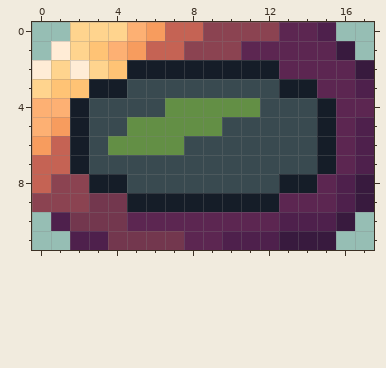
Edited in one commit: pixel-art sprite (images/progress_map2.png). That is the earlier state.
The file is 18x12 pixels.
And afterwards:
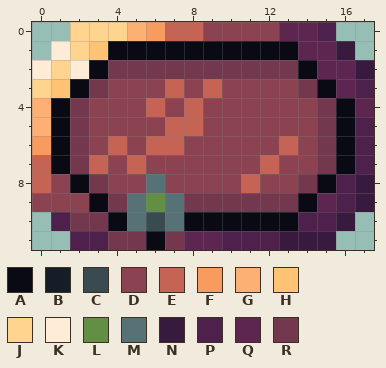
Palette (. is transparent): A #090a14  B #151d28  C #394a50  D #8b4351  E #c56354  F #f79c5e  G #fdb073  H #ffc375  J #ffd48e  K #ffecd6  L #638f45  M #577277  N #381a3e  P #4e204c  Q #5c2651  R #73374e
Diff:
Changed rows in their new state; - is an unchanged pixel.
first column x 1:
 1 ---AAAAAAAAAA---
 2 --ARRRRRRRRRRA--
 3 -ARDDDEDEDDDDRA-
 4 ARDDDEDEDDDDDDRA
 5 ARDDDDEEDDDDDDRA
 6 ARDEDEEDDDDDEDRA
 7 AREDEDDDDDDEDDRA
 8 -ARDDMDDDDEDDRA-
 9 --A-MLMRRRRRRA--
10 ---AMCMAAAAAA---
11 -----A----------
